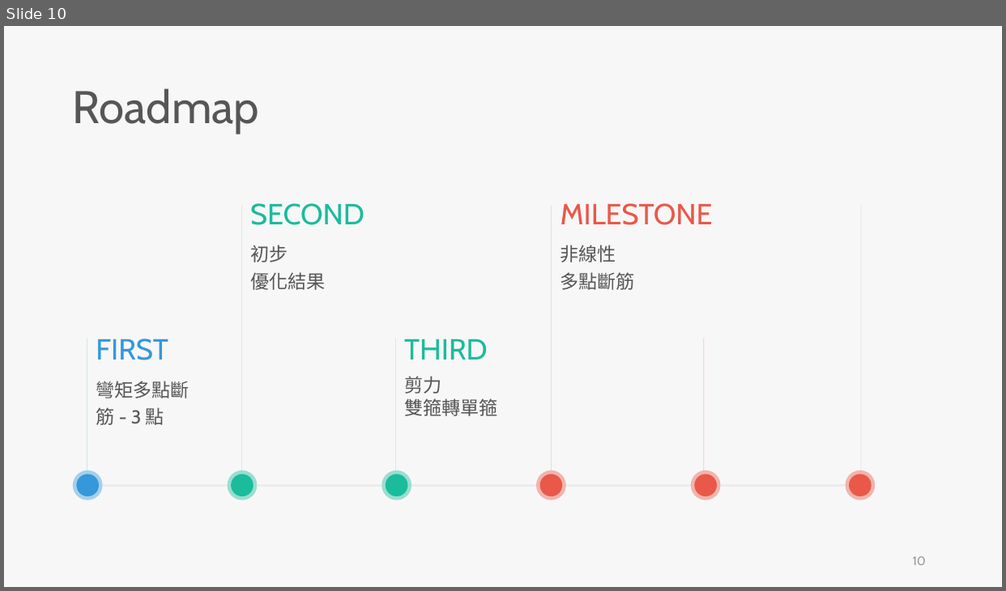
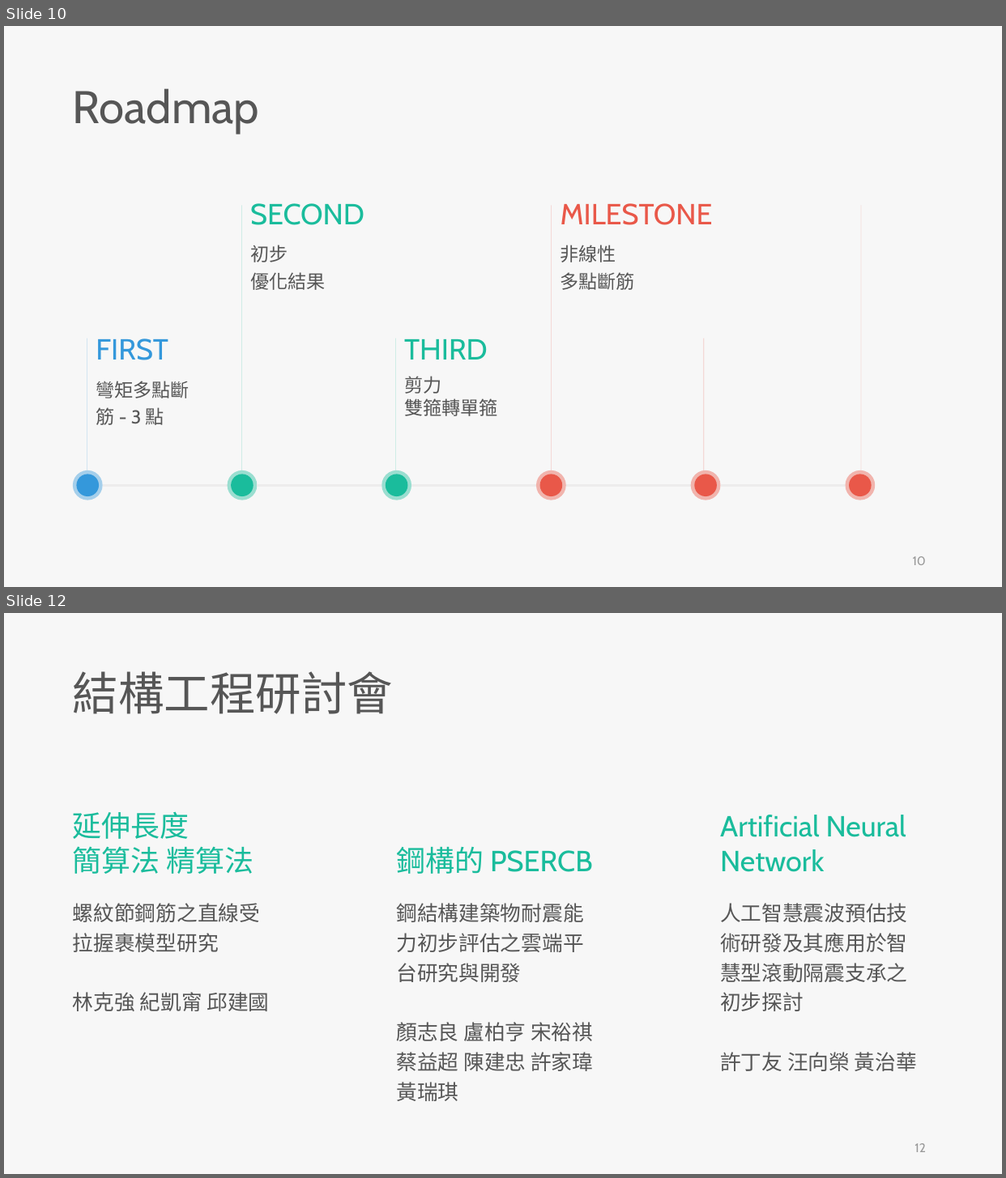
Before and after one commit to skyran1278/VbaProject, a slide deck: 20180126_SmartCut/20181115_Meeting/20181115 Meeting.pptx. Shown one above the other, each under a label of ours: slide 10 before the commit, slides 10 and 12 after it; the slides between them are not shown. The pictures are 1006x591 and 1006x1178 pixels, drawn with LibreOffice and Linux fonts; fonts in the diff are those of the drawing. Boxes give left, top, right and bottom in pixels: in the first picture for what was removed or moved away, otherwise in the second. Text is boxed around its words. In the diff, an @@ line names an element or a change of style, - is before the commit and + after.

```diff
--- a/20180126_SmartCut/20181115_Meeting/20181115 Meeting.pptx
+++ b/20180126_SmartCut/20181115_Meeting/20181115 Meeting.pptx
@@ slide 12 added at bbox=[4, 613, 1002, 1174], background #F7F7F7 @@
@@ text added at bbox=[73, 671, 393, 714], 44 pt, text #565656 @@
+結構工程研討會
@@ text added at bbox=[73, 811, 254, 874], 28 pt, text #1ABC9C @@
+延伸長度
+簡算法 精算法
@@ text added at bbox=[720, 815, 906, 872], 28 pt, text #1ABC9C @@
+Artificial Neural Network
@@ text added at bbox=[396, 846, 593, 874], 28 pt, text #1ABC9C @@
+鋼構的 PSERCB
@@ text added at bbox=[73, 903, 270, 1012], 20 pt, text #565656 @@
+螺紋節鋼筋之直線受拉握裹模型研究
+林克強 紀凱甯 邱建國
@@ text added at bbox=[396, 903, 593, 1101], 20 pt, text #565656 @@
+鋼結構建築物耐震能力初步評估之雲端平台研究與開發
+顏志良 盧柏亨 宋裕祺 蔡益超 陳建忠 許家瑋 黃瑞琪
@@ text added at bbox=[720, 903, 917, 1071], 20 pt, text #565656 @@
+人工智慧震波預估技術研發及其應用於智慧型滾動隔震支承之初步探討
+許丁友 汪向榮 黃治華
@@ page number added at bbox=[914, 1144, 926, 1152], 12 pt, text #9A9A9A @@
+12
```
Also in this commit, not shown: 7 slides changed, 1 other slide added.
